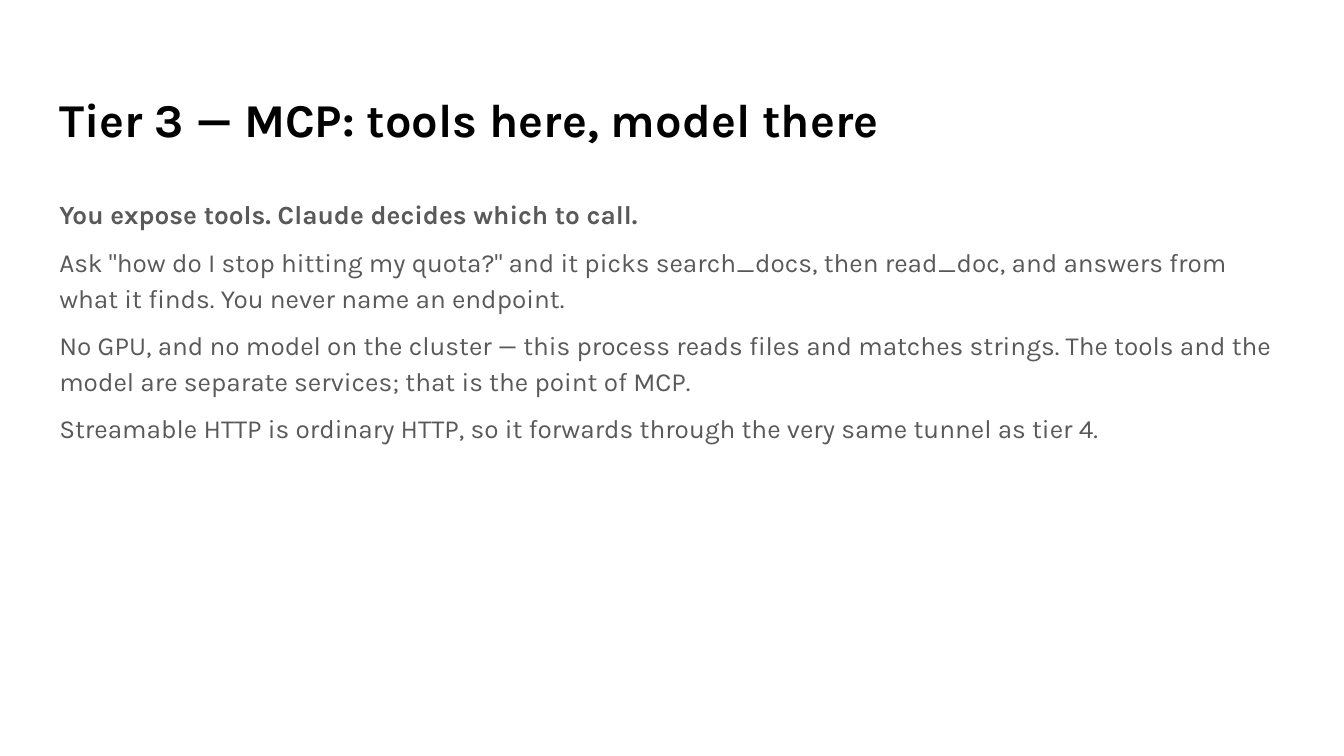
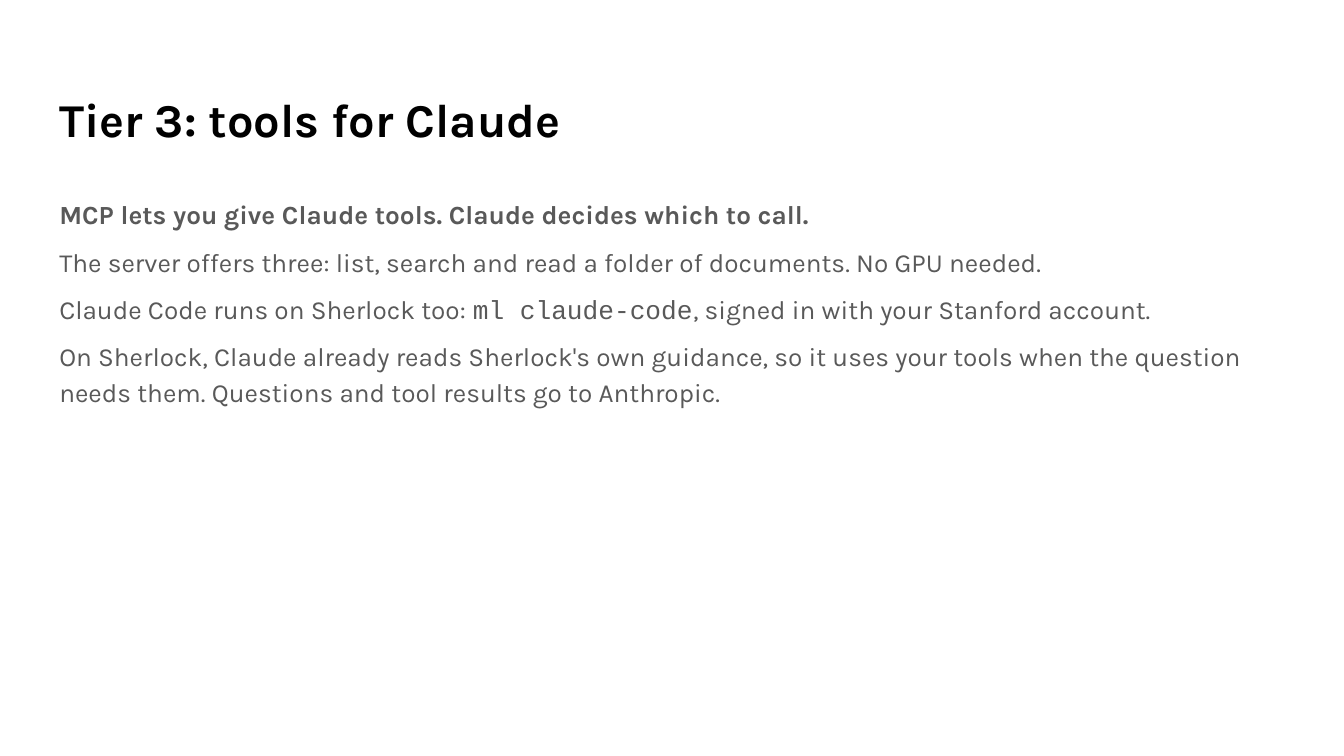
Before and after one commit to stanford-rc/hpc-server-workshop, a slide deck: slide 8 of HPC-Server-Workshop.pptx. Drawn at 1344x756 pixels with LibreOffice and Linux fonts; fonts in the diff are those of the drawing; background and template pictures are left out. Boxes give left, top, right and bottom in pixels: in the first picture for what was removed or moved away, otherwise in the second. Text is boxed around its words. In the diff, an @@ line names an element or a change of style, - is before the commit and + after.

Commit message:
use accurate models and rebuild the slides for the tested process
- Ollama default is gemma3:4b from Sherlock's model library on Oak: the only
  candidate that fit a GPU slice and answered all three test questions
  correctly (llama3.2:3b and phi4-mini each got one wrong)
- the transformers server uses Qwen/Qwen2.5-1.5B-Instruct from the shared
  cache, loaded in half precision, with each prompt sent as a chat message;
  it returns only the reply, so the clients no longer trim the prompt
- Tier 2 README: how to list Sherlock's Ollama models, and a "compare a
  smaller model" exercise using the wrong answers seen in testing
- slides rebuilt from fill.py on the SRC template to match the READMEs:
  sh_dev sessions, address file, token, one-line tunnel, Claude Code module

```diff
--- a/HPC-Server-Workshop.pptx
+++ b/HPC-Server-Workshop.pptx
@@ title at box(59, 103, 561, 138): text changed @@
-Tier 3 — MCP: tools here, model there
+Tier 3: tools for Claude
@@ text at box(59, 205, 1241, 409): text changed @@
-You expose tools. Claude decides which to call.
-Ask "how do I stop hitting my quota?" and it picks search_docs, then read_doc, and answers from what it finds. You never name an endpoint.
-No GPU, and no model on the cluster — this process reads files and matches strings. The tools and the model are separate services; that is the point of MCP.
-Streamable HTTP is ordinary HTTP, so it forwards through the very same tunnel as tier 4.
+MCP lets you give Claude tools. Claude decides which to call.
+The server offers three: list, search and read a folder of documents. No GPU needed.
+Claude Code runs on Sherlock too: ml claude-code, signed in with your Stanford account.
+On Sherlock, Claude already reads Sherlock's own guidance, so it uses your tools when the question needs them. Questions and tool results go to Anthropic.
```
Also in this commit, not shown: 7 other slides changed, 3 slides added, 3 slides removed, 9 other files.
